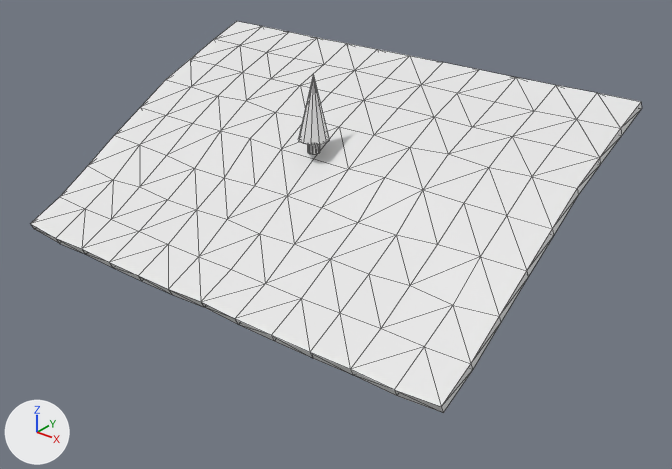
Renders of the glTF model Assets/GLTF/tree_scene.glb from each side of a commit.
Before and after are seen from a 50 mm camera at (6.45, -7.66, 3.76) aimed at (0.36, -0.04, -0.97). The axes (+X, +Y, +Z) are drawn at lower left. The lights are the same throughout. Mesh edges are drawn as thin lines. Where no turn or scale is listed for an object, it has been applied to the vertices. Vertices at the same position are counted once.

Script lines for the objects in view, before the commit:
```python
me_cylinder = bpy.data.meshes.new('Cylinder')
me_cylinder.from_pydata(...)  # a 12-sided cylinder along z spanning x -0.07..0.07, y -0.07..0.07, z -0.25..0.25; a 12-sided cone pointing to +z spanning x -0.18..0.18, y -0.18..0.18, z -0.095..0.675
me_plane = bpy.data.meshes.new('Plane')
me_plane.from_pydata(...)  # 243 vertices, 464 faces; spans x -3.0..3.0, y -1.88..1.92, z -1.28..0.68
ob_cylinder = bpy.data.objects.new('Cylinder', me_cylinder)
ob_cylinder.location = (0.0, 0.0, 0.2)
ob_ground = bpy.data.objects.new('Ground', me_plane)
ob_ground.location = (0.0, 0.0, 0.0)
```
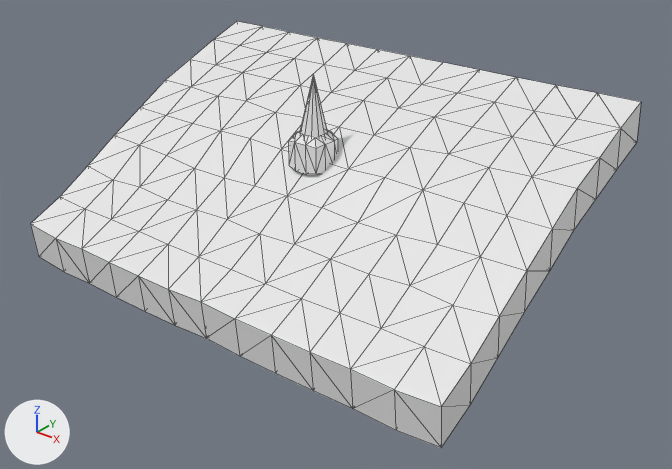
Where the newer file only moved an object's origin or applied its transform, the numbers keep the older frame.

Pixel boxes [x1, y1, x2, y2] of what changed, in the pictures (672 x 469 px; the box of a moved part takes in the faces that stretch with it):
```json
{"object": "Ground", "change": "reshaped", "before": [31, 21, 642, 413], "after": [31, 21, 641, 448], "on screen": "9% taller"}
{"object": "Boulder", "change": "added", "after": [289, 130, 338, 174]}
{"part": 1, "of": "me_plane", "change": "moved or reshaped", "before": [31, 40, 642, 413], "after": [31, 40, 641, 448]}
```

The change, as JSON lines over the scene's bpy script:
```json
{"block": "me_plane", "where": "# used by ob_ground; location = (0.0, 0.0, 0.0)"}
{"op": "remove", "block": "me_plane", "code": "me_plane.from_pydata(...)  # 243 vertices, 464 faces; spans x -3.0..3.0, y -1.88..1.92, z -1.28..0.68"}
{"op": "add", "block": "me_plane", "code": "me_plane.from_pydata(...)  # 243 vertices, 464 faces; spans x -3.0..3.0, y -1.88..1.92, z -1.67..0.68"}
{"block": "me_plane", "change": "me_plane part 1"}
{"block": "me_plane", "change": "8 vertices are removed from x -3.0..3.0, y 0.98..1.45, z 0.24..0.42"}
{"block": "me_plane", "change": "78 faces are deleted"}
{"block": "me_plane", "change": "60 vertices in x -3.0..3.0, y -1.84..1.92, z -1.28..0.59 move by (0.0, 0.0, -0.39)"}
{"block": "me_plane", "change": "54 vertices in x -3.0..3.0, y -1.84..1.92, z -1.28..0.59 move by (0.0, 0.0, -0.38)"}
{"block": "me_plane", "change": "4 vertices in x -2.5..2.5, y 1.45, z 0.42 move by (0.0, -0.47, -0.56)"}
{"block": "me_plane", "change": "2 vertices are added at (-3.0, 0.98, -0.15), (3.0, 0.98, -0.15)"}
{"block": "me_plane", "change": "6 new vertices lie (0.0, -0.47, -0.18) away from vertices in x -3.0..3.0, y 1.92, z 0.59"}
{"block": "me_plane", "change": "78 new faces join them"}
{"op": "add", "block": "me_cube_001", "code": ["me_cube_001 = bpy.data.meshes.new('Cube.001')", "me_cube_001.from_pydata(...)  # 44 vertices, 84 faces; spans x -0.235..0.235, y -0.235..0.235, z -0.226..0.2"]}
{"op": "add", "block": "ob_boulder", "code": ["ob_boulder = bpy.data.objects.new('Boulder', me_cube_001)", "ob_boulder.location = (0.0, 0.0, 0.0)"]}
```
